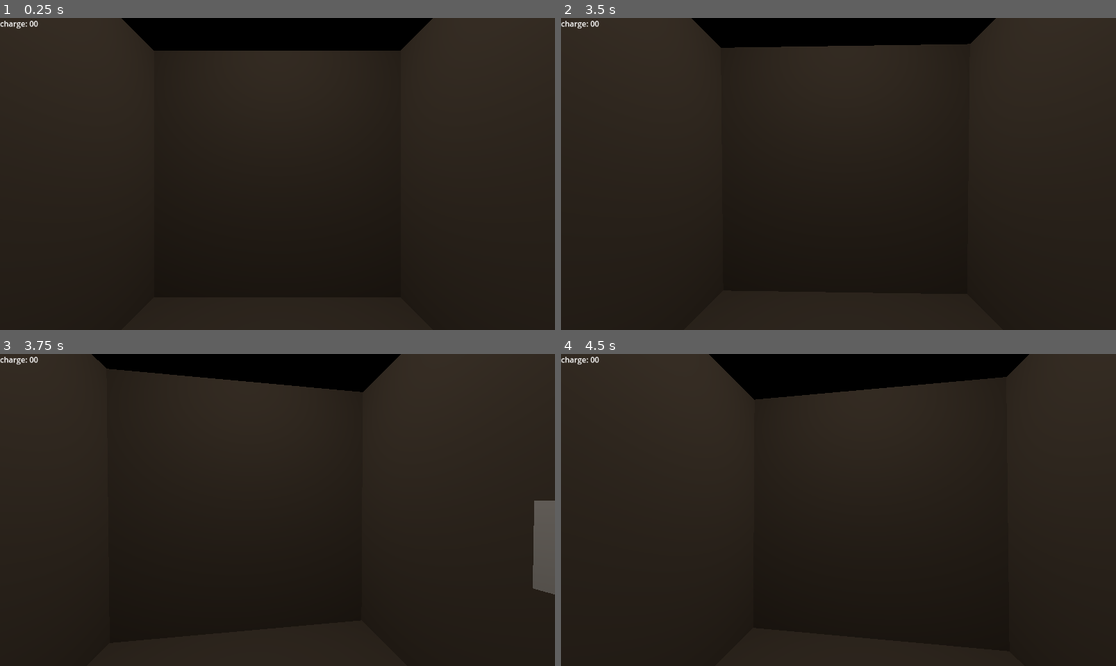
Above: before the commit, frames 1-4 (two rows, left to right).
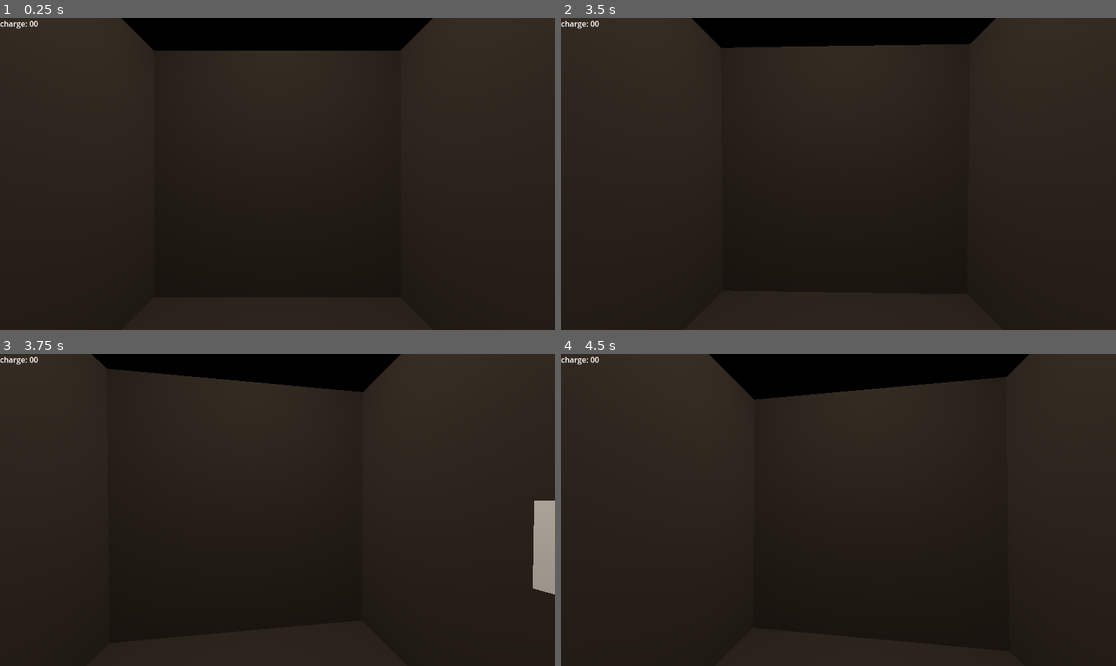
Above: after the commit, the same moments.

Repository: DerBrezel/elevator-pitch
Game: Godot game, scene res://scene_elevator_test.tscn
Same seed, same stepped clock (60 frames per second), same inputs: the game is played once before the commit and once after it. Before the commit the project has no main scene; this scene is started directly in both runs.
Inputs (mouse positions are in pixels of both pictures, inside the frame that each line leads up to):
- Up to frame 1 (0.25 s): no input
- Up to frame 2 (3.5 s): tap Enter at 0.5, 2 s; move the mouse to (866, 174) at 0.52 s; press the mouse at (866, 174) at 0.53 s; tap Space at 1.25, 2.75 s; move the mouse to (810, 174) at 1.27 s; release the mouse at (810, 174) at 1.28 s; click (810, 174) at 1.35 s; move the mouse to (849, 167) at 2.02 s; press the mouse at (849, 167) at 2.03 s; move the mouse to (832, 180) at 2.77 s; release the mouse at (832, 180) at 2.78 s; click (832, 180) at 2.85 s
- Up to frame 3 (3.75 s): tap Enter at 3.5 s; move the mouse to (316, 513) at 3.52 s; press the mouse at (316, 513) at 3.53 s
- Up to frame 4 (4.5 s): tap Space at 4.25 s; move the mouse to (794, 506) at 4.27 s; release the mouse at (794, 506) at 4.28 s; click (794, 506) at 4.35 s

Frames 1-2 are identical in both runs. In frame 3, 1.1% of the frame differs, in the area x 95-100%, y 46-78%; in frame 4, nothing differs.

Commit message:
feat: set main scene

Diff:
--- a/project.godot
+++ b/project.godot
@@ -11,6 +11,7 @@
 [application]
 
 config/name="Elevator-Pitch"
+run/main_scene="res://scene_elevator_test.tscn"
 config/features=PackedStringArray("4.3", "Forward Plus")
 config/icon="res://icon.svg"
 
--- a/scene_elevator_test.tscn
+++ b/scene_elevator_test.tscn
@@ -16,6 +16,10 @@
 [sub_resource type="BoxShape3D" id="BoxShape3D_p27qm"]
 
 [sub_resource type="BoxMesh" id="BoxMesh_oc3qn"]
+
+[sub_resource type="StandardMaterial3D" id="StandardMaterial3D_78714"]
+rim = 0.16
+rim_tint = 1.0
 
 [node name="Node3D" type="Node3D"]
 
@@ -50,6 +54,7 @@
 
 [node name="MeshInstance3D" type="MeshInstance3D" parent="Button"]
 mesh = SubResource("BoxMesh_oc3qn")
+surface_material_override/0 = SubResource("StandardMaterial3D_78714")
 
 [node name="UI" type="CanvasLayer" parent="."]
 
Not shown: 1 places in scene_elevator_test.tscn that only renumber resources
